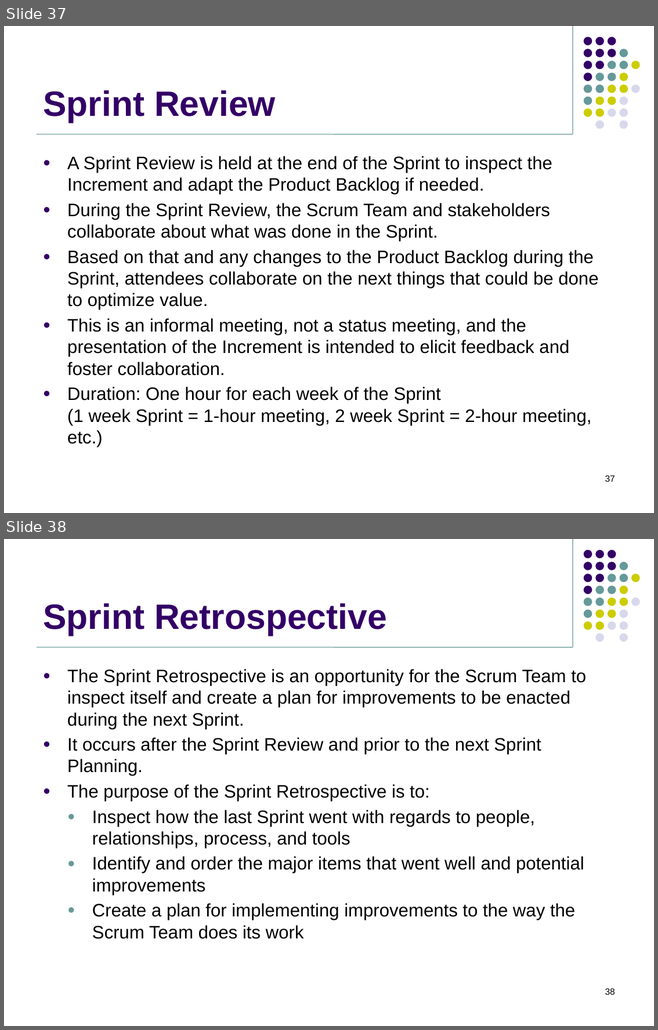
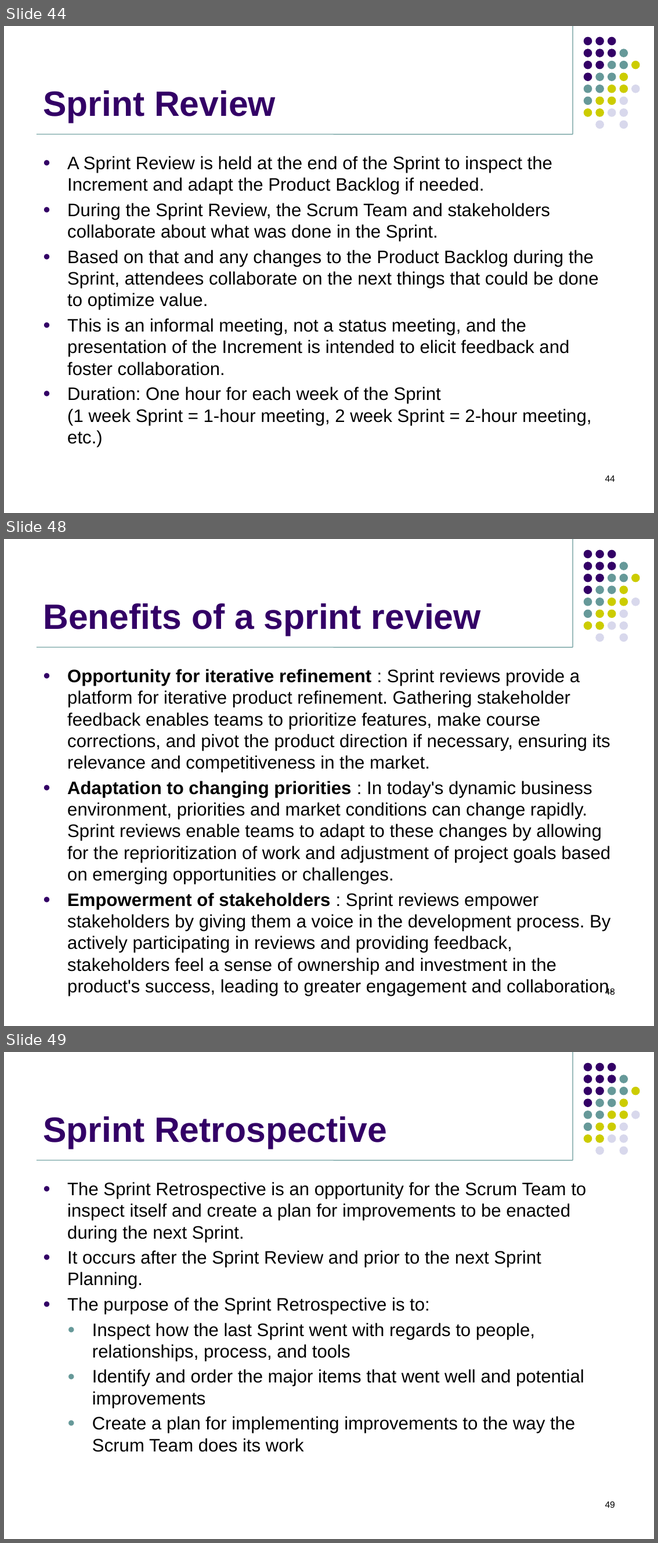
Before and after one commit to jasdhiratrevature/TrainingSlides, a slide deck: SLDC/SDLC.pptx. Shown one above the other, each under a label of ours: slides 37 and 38 before the commit, slides 44, 48 and 49 after it; the slides between them are not shown. The pictures are 658x1030 and 658x1543 pixels, drawn with LibreOffice and Linux fonts; fonts in the diff are those of the drawing; background and template pictures are left out. Boxes give left, top, right and bottom in pixels: in the first picture for what was removed or moved away, otherwise in the second. Text is boxed around its words. In the diff, an @@ line names an element or a change of style, - is before the commit and + after.

```diff
--- a/SLDC/SDLC.pptx
+++ b/SLDC/SDLC.pptx
@@ slide 48 added at bbox=[4, 539, 654, 1026], background #FFFFFF; not listed: 33 template elements that a slide beside it also shows @@
@@ title added at bbox=[43, 603, 481, 636], 39 pt, text #330066, bold @@
+Benefits of a sprint review
@@ text added at bbox=[67, 669, 610, 975], 20 pt, text #000000 @@
+● Opportunity for iterative refinement : Sprint reviews provide a platform for iterative product refinement. Gathering stakeholder feedback enables teams to prioritize features, make course corrections, and pivot the product direction if necessary, ensuring its relevance and competitiveness in the market.
+● Adaptation to changing priorities : In today's dynamic business environment, priorities and market conditions can change rapidly. Sprint reviews enable teams to adapt to these changes by allowing for the reprioritization of work and adjustment of project goals based on emerging opportunities or challenges.
+● Empowerment of stakeholders : Sprint reviews empower stakeholders by giving them a voice in the development process. By actively participating in reviews and providing feedback, stakeholders feel a sense of ownership and investment in the product's success, leading to greater engagement and collaboration.
@@ page number added at bbox=[605, 987, 615, 995], 10 pt, text #000000 @@
+48
@@ what was slide 37 is now slide 44 @@
@@ page number at bbox=[605, 475, 615, 482]: text changed @@
-37
+44
@@ what was slide 38 is now slide 49 @@
@@ page number at bbox=[605, 1501, 615, 1508]: text changed @@
-38
+49
```
Also in this commit, not shown: 11 slides changed, 24 other slides added.
